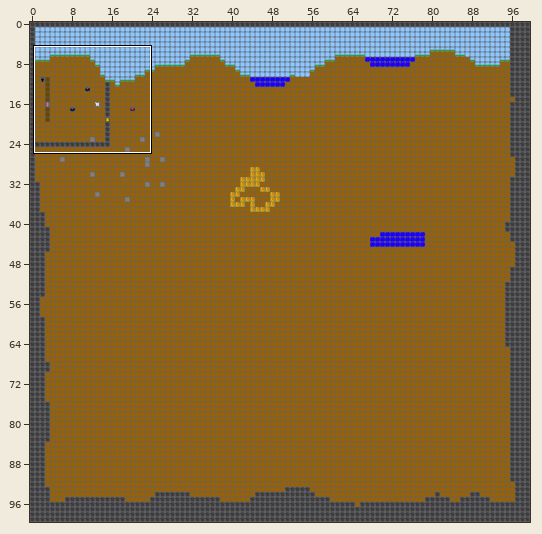
A Tiled map gets an edit: core/assets/ld32/maps/ld32.tmx. The picture above shows the old version from afar; the outline marks the close-up.
Close-up. Before the commit:
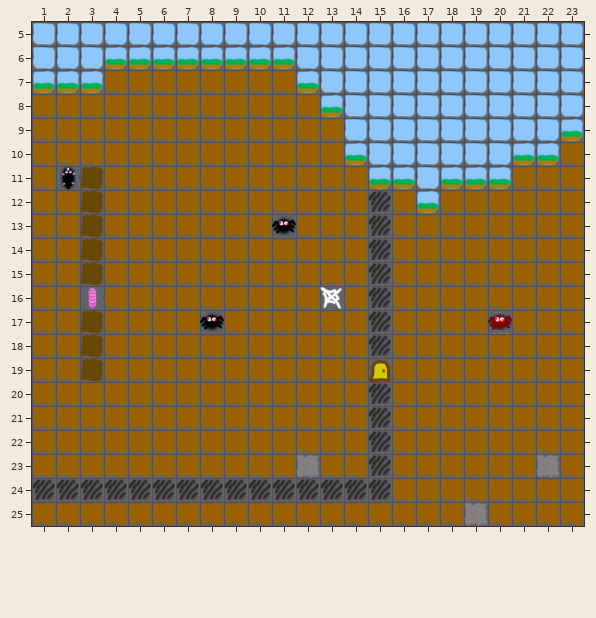
Cells are 32x32 px. Shown: x 1..23, y 5..25.
Now the later version:
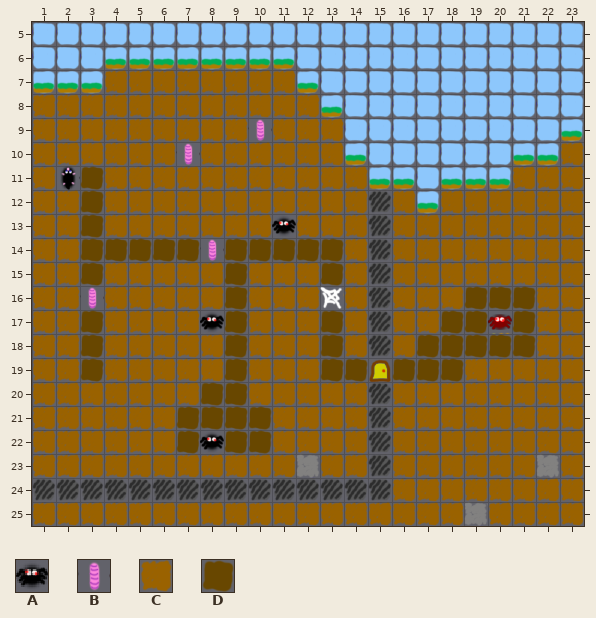
Key: from "ld32": A 1, B 2, C 32, D 64.
_ is an empty cell, . an unchanged one.
See-through tiles are keyed as they look on the map.
Diff:
--- layer "objects"
@@ x 7..10 @@
- 9 ...C
-10 C...
+ 9 ...B
+10 B...
@@ x 4..21 @@
-14 CCCCCCCCCC........
-15 .....C...C........
-16 .....C.........CCC
-17 .....C...C....CC.C
-18 .....C...C...CCCCC
-19 .....C...CC.CCC...
-20 ....CC............
-21 ...CCCC...........
-22 ...CCCC...........
+14 DDDDBDDDDD........
+15 .....D...D........
+16 .....D.........DDD
+17 .....D...D....DD.D
+18 .....D...D...DDDDD
+19 .....D...DD.DDD...
+20 ....DD............
+21 ...DDDD...........
+22 ...DADD...........
Where, in picture pixels (left, top, right, bottom), the same in both close-ups:
changed: (248, 118, 272, 142)
changed: (176, 142, 200, 166)
changed: (104, 238, 368, 454)
changed: (392, 286, 536, 382)
